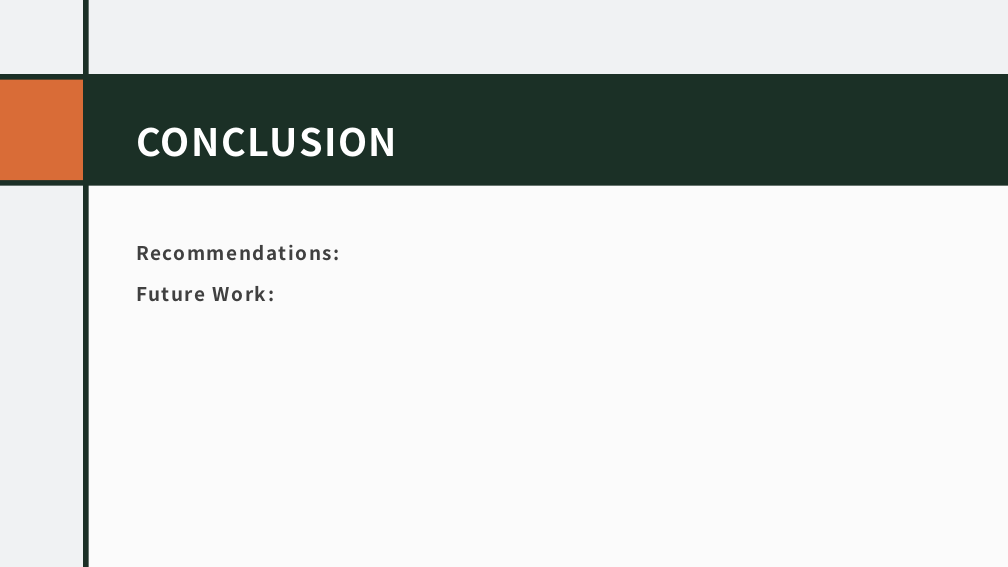
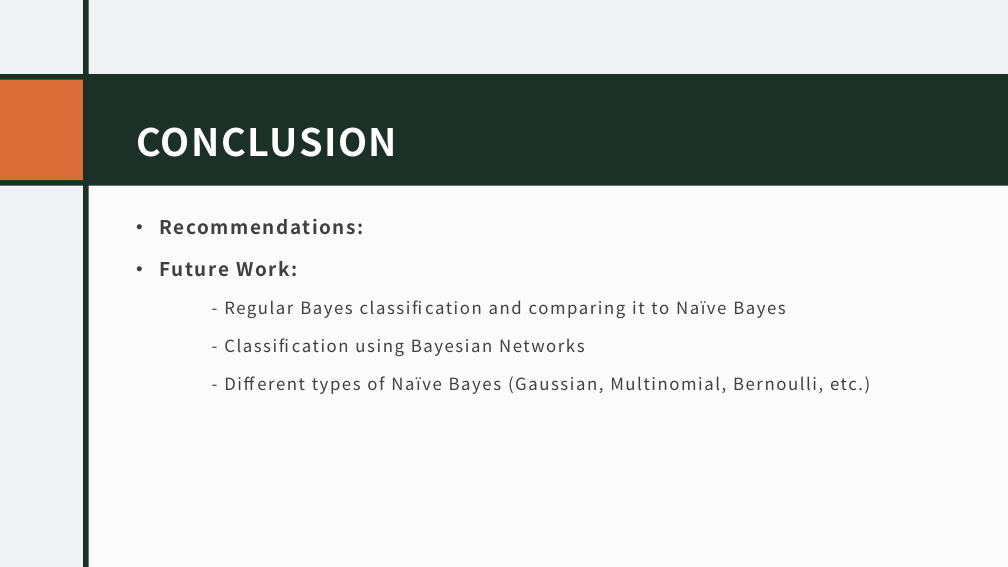
Before and after one commit to bprudil/INFO-523-Final-Project-, a slide deck: slide 10 of Final Presentation .pptx (slide 9 before the commit). Drawn at 1008x567 pixels with LibreOffice and Linux fonts; fonts in the diff are those of the drawing. Boxes give left, top, right and bottom in pixels: in the first picture for what was removed or moved away, otherwise in the second. Text is boxed around its words. In the diff, an @@ line names an element or a change of style, - is before the commit and + after.

```diff
--- a/Final Presentation .pptx
+++ b/Final Presentation .pptx
@@ text "Recommendations:": place and size @@
-text "Recommendations:" at (136, 245, 340, 302)
+text "Recommendations:" at (160, 219, 870, 394)
@@ text at (160, 219, 364, 277): bullet none to • @@
@@ text at (224, 300, 870, 394): paragraphs added @@
+- Regular Bayes classification and comparing it to Naïve Bayes
+- Classification using Bayesian Networks
+- Different types of Naïve Bayes (Gaussian, Multinomial, Bernoulli, etc.)
```
Also in this commit, not shown: 6 other slides changed, 2 slides added, 1 slide removed.
